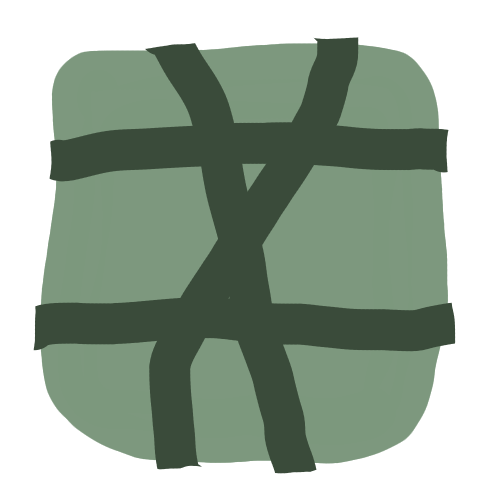
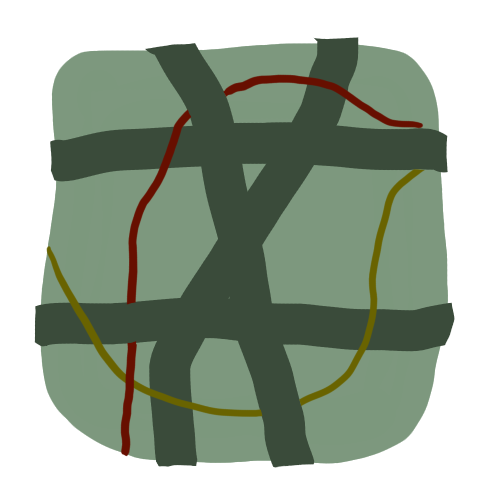
Before/after of a 500 × 500 layered artwork. What changed in the layer stack:
painted on "Layer 6" over [33, 74, 456, 474]
painted on "Layer 5" over [33, 74, 456, 474]
